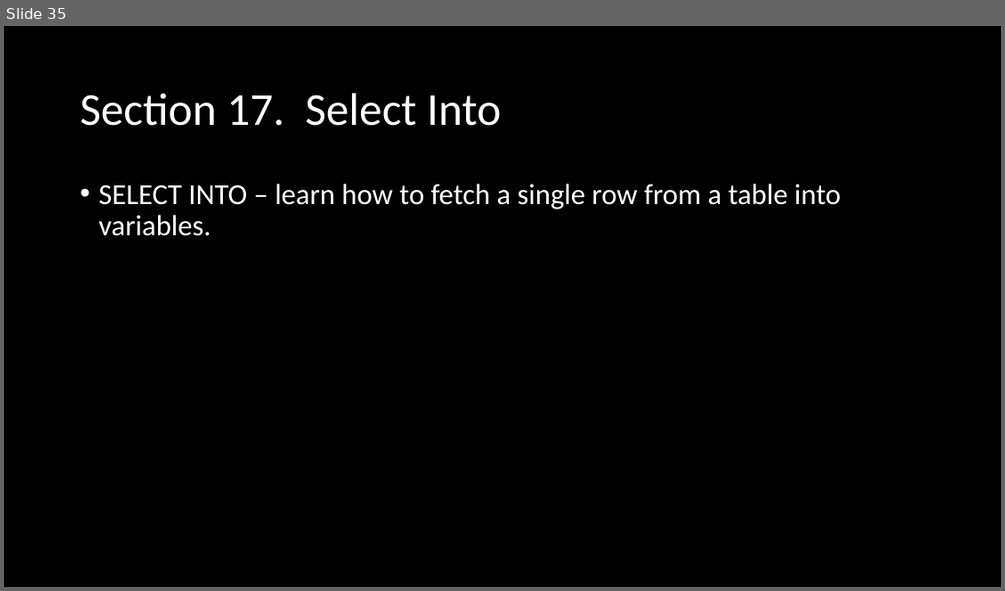
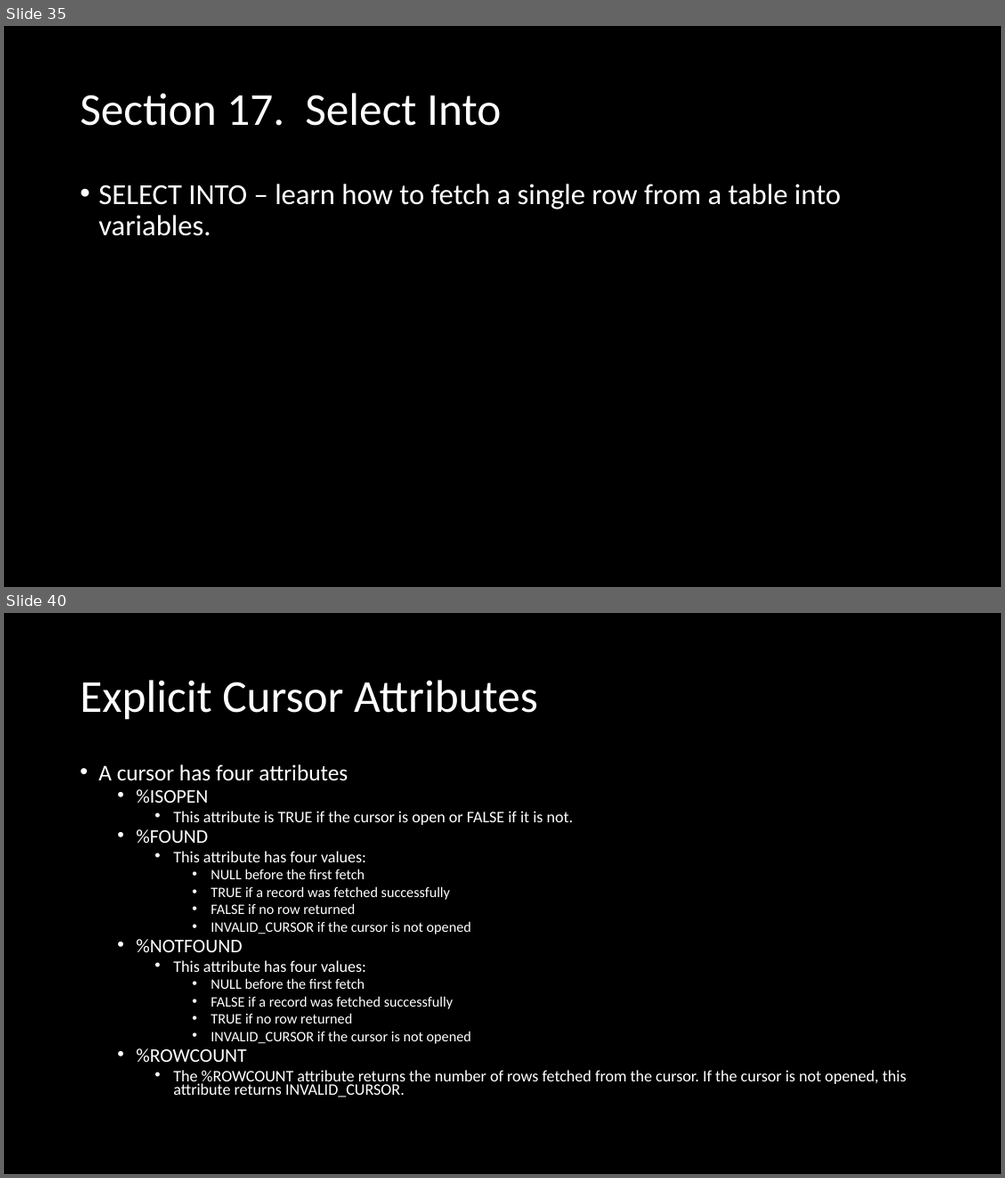
Before and after one commit to vivek-gohil/BharatBank-Oracle, a slide deck: Oracle-Vivek Gohil.pptx. Shown one above the other, each under a label of ours: slide 35 before the commit, slides 35 and 40 after it; the slides between them are not shown. The pictures are 1005x591 and 1005x1178 pixels, drawn with LibreOffice and Linux fonts; fonts in the diff are those of the drawing. Boxes give left, top, right and bottom in pixels: in the first picture for what was removed or moved away, otherwise in the second. Text is boxed around its words. In the diff, an @@ line names an element or a change of style, - is before the commit and + after.

```diff
--- a/Oracle-Vivek Gohil.pptx
+++ b/Oracle-Vivek Gohil.pptx
@@ slide 40 added at (4,613,1001,1174), background #000000 @@
@@ title added at (80,680,538,720), 44 pt, text #FFFFFF @@
+Explicit Cursor Attributes
@@ text added at (98,764,906,1097), 15.5 pt, text #FFFFFF @@
+• A cursor has four attributes
+  • %ISOPEN
+    • This attribute is TRUE if the cursor is open or FALSE if it is not.
+  • %FOUND
+    • This attribute has four values:
+      • NULL before the first fetch
+      • TRUE if a record was fetched successfully
+      • FALSE if no row returned
+      • INVALID_CURSOR if the cursor is not opened
+  • %NOTFOUND
+    • This attribute has four values:
+      • NULL before the first fetch
+      • FALSE if a record was fetched successfully
+      • TRUE if no row returned
+      • INVALID_CURSOR if the cursor is not opened
+  • %ROWCOUNT
+    • The %ROWCOUNT attribute returns the number of rows fetched from the cursor. If the cursor is not opened, this attribute returns INVALID_CURSOR.
```
Also in this commit, not shown: 2 slides changed, 5 other slides added, 1 other file.
